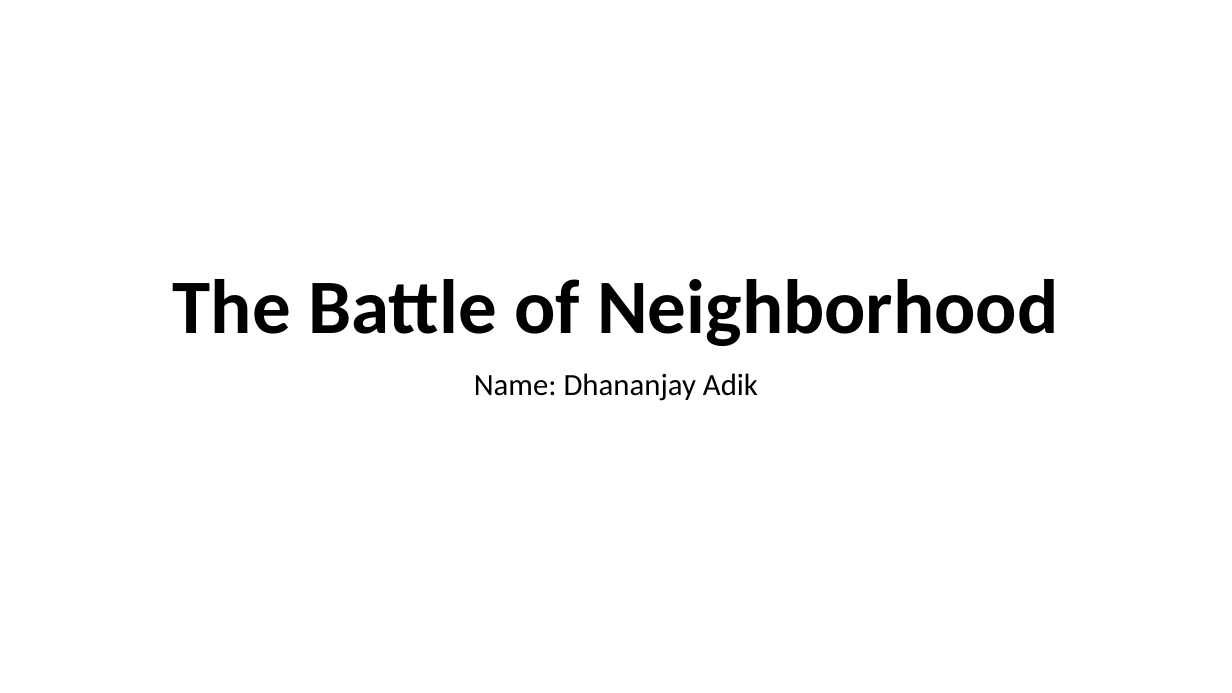
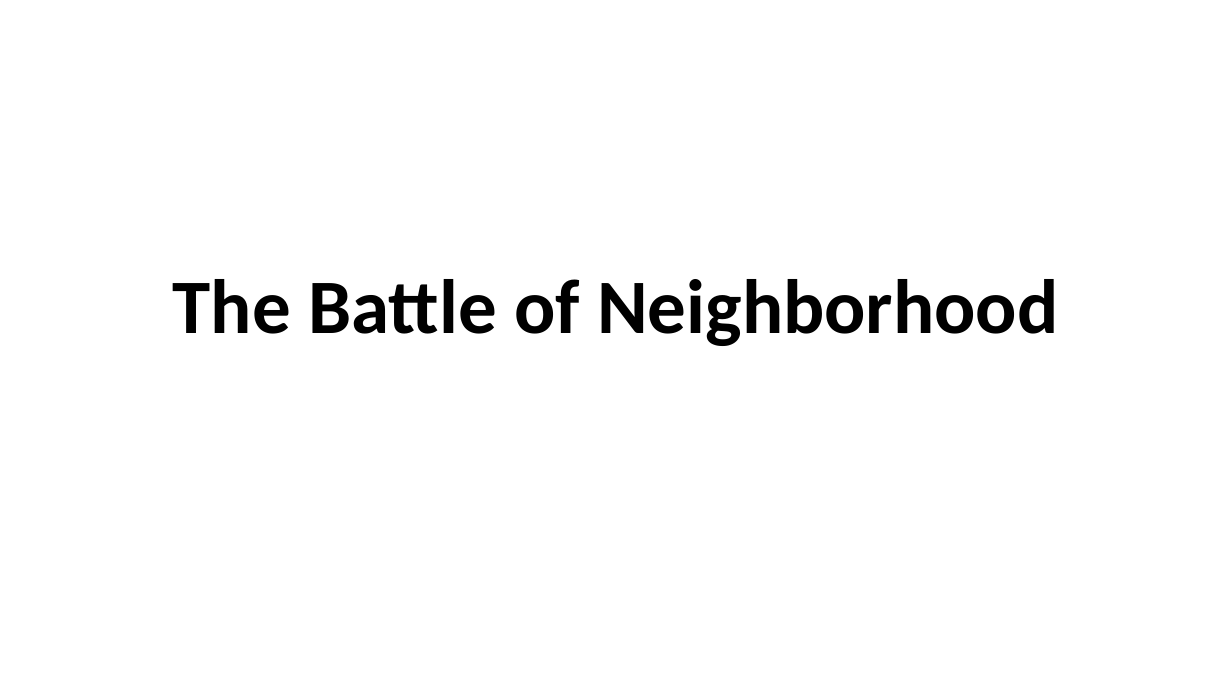
Before and after one commit to adikdhanu2909/-Coursera_Capstone, a slide deck: slide 1 of Neighborhood.pptx. Drawn at 1232x693 pixels with LibreOffice and Linux fonts; fonts in the diff are those of the drawing. Boxes give left, top, right and bottom in pixels: in the first picture for what was removed or moved away, otherwise in the second. Text is boxed around its words. In the diff, an @@ line names an element or a change of style, - is before the commit and + after.

```diff
--- a/Neighborhood.pptx
+++ b/Neighborhood.pptx
@@ subtitle removed at [474, 373, 758, 401] @@
-Name: Dhananjay Adik
```
Also in this commit, not shown: 2 other files.
